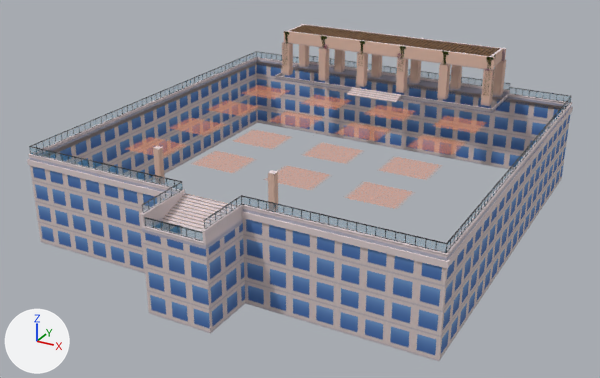
Before and after pictures for a commit that changed the Blender file assets/map/Map.blend.
Camera for both pictures: a 50 mm lens placed at (169.0, -320.0, 131.0), pointed at (-1.0, -11.0, -23.0). Arrows for +X, +Y and +Z are at lower left; the lights stay in place. The picture after the commit comes second.

In view in the first picture: 'Parapet', 'Pergola', 'PergolaSlats', 'RailingFrame', 'RailingGlass', 'Steps', 'TowerTop', 'Vines'.
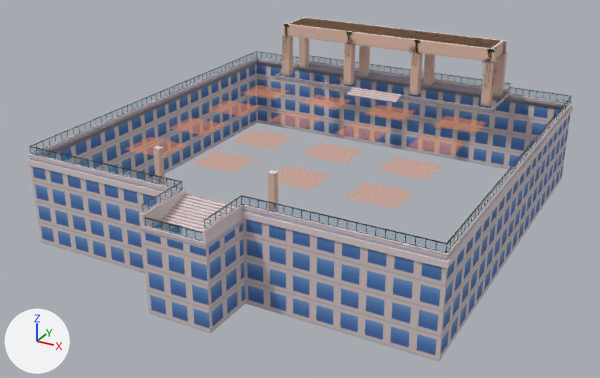
Where the change shows, as pixel boxes (x1, y1, x2, y2) in the pictures (600 x 378 px; the box of a moved part takes in the faces that stretch with it):
'Pergola', reshaped: before (153, 24, 506, 204); after (153, 17, 507, 204)
'PergolaSlats', moved: before (291, 25, 499, 56); after (290, 18, 500, 48)
'Vines', reshaped: before (283, 31, 496, 95); after (283, 24, 497, 88)
part 1 of me_pergolamesh, moved or reshaped: before (284, 32, 494, 70); after (284, 24, 495, 62)
part 2 of me_pergolamesh, moved or reshaped: before (288, 31, 491, 57); after (284, 23, 492, 49)
part 3 of me_pergolamesh, moved or reshaped: before (301, 24, 506, 61); after (301, 17, 506, 54)
part 4 of me_pergolamesh, moved or reshaped: before (304, 24, 506, 49); after (304, 17, 506, 41)
part 5 of me_pergolamesh, moved or reshaped: before (492, 49, 503, 67); after (493, 41, 504, 59)
part 6 of me_pergolamesh, moved or reshaped: before (491, 48, 502, 57); after (492, 41, 503, 49)
part 7 of me_pergolamesh, deleted (beige): before (318, 47, 462, 100)
part 8 of me_pergolamesh, moved or reshaped: before (282, 42, 309, 76); after (282, 35, 309, 76)
part 9 of me_pergolamesh, moved or reshaped: before (481, 60, 506, 106); after (481, 52, 507, 106)
part 10 of me_pergolamesh, added (beige): after (343, 43, 370, 85)
part 11 of me_pergolamesh, added (beige): after (409, 52, 435, 95)
part 13 of me_vinesmesh, moved or reshaped: before (284, 31, 289, 40); after (284, 24, 289, 33)
part 14 of me_vinesmesh, moved or reshaped: before (360, 41, 365, 51); after (347, 32, 352, 39)
part 15 of me_vinesmesh, moved or reshaped: before (400, 46, 406, 57); after (414, 40, 421, 49)
part 16 of me_vinesmesh, moved or reshaped: before (487, 57, 494, 68); after (487, 49, 495, 60)
part 17 of me_vinesmesh, deleted: before (321, 36, 493, 95)
part 18 of me_vinesmesh, added: after (409, 46, 419, 65)

Edits to the bpy script that builds the scene:
```text
Change me_pergolamesh:
    used by ob_pergola; location = (0.0, 0.0, 0.0)
    remove me_pergolamesh.from_pydata(...)  # 580 vertices, 294 faces; spans x -60.0..60.0, y -82.0..99.0, z 0.0..26.0
    add me_pergolamesh.from_pydata(...)  # 452 vertices, 230 faces; spans x -60.0..60.0, y -82.0..99.0, z 0.0..30.0
    me_pergolamesh part 1: the loose piece of 4 vertices spanning x -60.0..60.0, y 76.0, z 20.0..26.0 is moved by (0.0, 0.0, 4.0)
    me_pergolamesh part 2: the loose piece of 4 vertices spanning x -60.0..60.0, y 76.0..78.0, z 26.0 is moved by (0.0, 0.0, 4.0)
    me_pergolamesh part 3: the loose piece of 4 vertices spanning x -60.0..60.0, y 96.0, z 20.0..26.0 is moved by (0.0, 0.0, 4.0)
    me_pergolamesh part 4: the loose piece of 4 vertices spanning x -60.0..60.0, y 96.0..97.0, z 26.0 is moved by (0.0, 0.0, 4.0)
    me_pergolamesh part 5: the loose piece of 4 vertices spanning x 58.0, y 78.0..96.0, z 20.0..26.0 is moved by (0.0, 0.0, 4.0)
    me_pergolamesh part 6: the loose piece of 4 vertices spanning x 57.0..58.0, y 78.0..96.0, z 26.0 is moved by (0.0, 0.0, 4.0)
    me_pergolamesh part 7: 64 loose pieces with 256 vertices, spanning x -37.0..37.0, y 75.0..99.0, z 2.0..20.0, are deleted
    me_pergolamesh part 8: 32 vertices moved from x -60.0..-55.0, y 75.0..99.0, z 20.0 to x -60.0..-55.0, y 75.0..99.0, z 24.0
    me_pergolamesh part 9: 32 vertices moved from x 55.0..60.0, y 75.0..99.0, z 20.0 to x 55.0..60.0, y 75.0..99.0, z 24.0
    me_pergolamesh part 10: 64 vertices added at x -21.0..-17.0, y 75.0..99.0, z 2.0..24.0
    me_pergolamesh part 11: 64 vertices added at x 17.0..21.0, y 75.0..99.0, z 2.0..24.0
    other edits to the shape of me_pergolamesh do not show in these pictures
Change me_pergolaslatsmesh:
    used by ob_pergolaslats; location = (0.0, 0.0, 0.0)
    remove me_pergolaslatsmesh.from_pydata(...)  # 912 vertices, 456 faces; spans x -57.1..56.1, y 77.6..95.9, z 25.7..26.3
    add me_pergolaslatsmesh.from_pydata(...)  # 912 vertices, 456 faces; spans x -57.1..56.1, y 77.6..95.9, z 29.7..30.3
    me_pergolaslatsmesh part 12: the whole mesh is moved by (0.0, 0.0, 4.0)
Change me_vinesmesh:
    used by ob_vines; location = (0.0, 0.0, 0.0)
    remove me_vinesmesh.from_pydata(...)  # 272 vertices, 136 faces; spans x -61.0..61.0, y 74.7..85.1, z 7.2..26.5
    add me_vinesmesh.from_pydata(...)  # 256 vertices, 128 faces; spans x -61.0..62.0, y 74.7..85.1, z 11.2..30.5
    me_vinesmesh part 13: the loose piece of 4 vertices spanning x -61.0..-54.0, y 76.3, z 17.0..26.5 is moved by (0.0, 0.0, 4.0)
    me_vinesmesh part 14: the loose piece of 4 vertices spanning x -15.0..-8.0, y 76.3, z 17.0..26.5 is moved by (-7.7, 0.0, 4.0)
    me_vinesmesh part 15: the loose piece of 4 vertices spanning x 8.0..15.0, y 76.3, z 17.0..26.5 is moved by (7.7, 0.0, 4.0)
    me_vinesmesh part 16: the loose piece of 4 vertices spanning x 54.0..61.0, y 76.3, z 17.0..26.5 is moved by (0.0, 0.0, 4.0)
    me_vinesmesh part 17: 22 loose pieces with 88 vertices, spanning x -38.0..60.3, y 74.7..78.7, z 7.2..26.5, are deleted
    me_vinesmesh part 18: 24 vertices added at x 14.4..20.9, y 74.7..76.3, z 17.5..28.2
    other edits to the shape of me_vinesmesh do not show in these pictures
```
